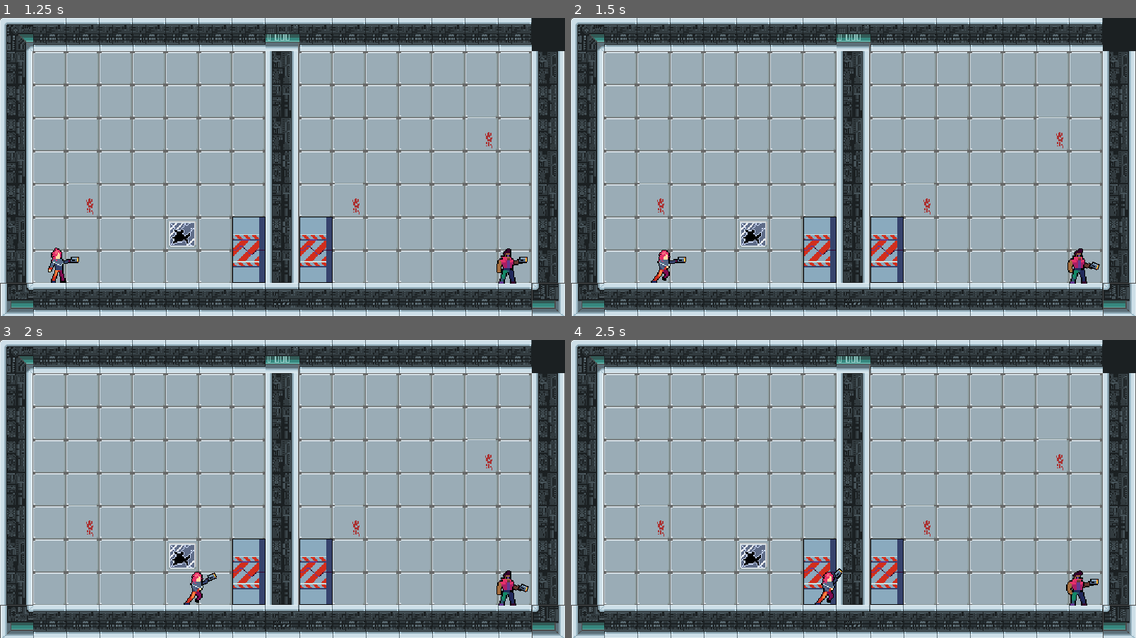
Above: before the commit, frames 1-4 (two rows, left to right).
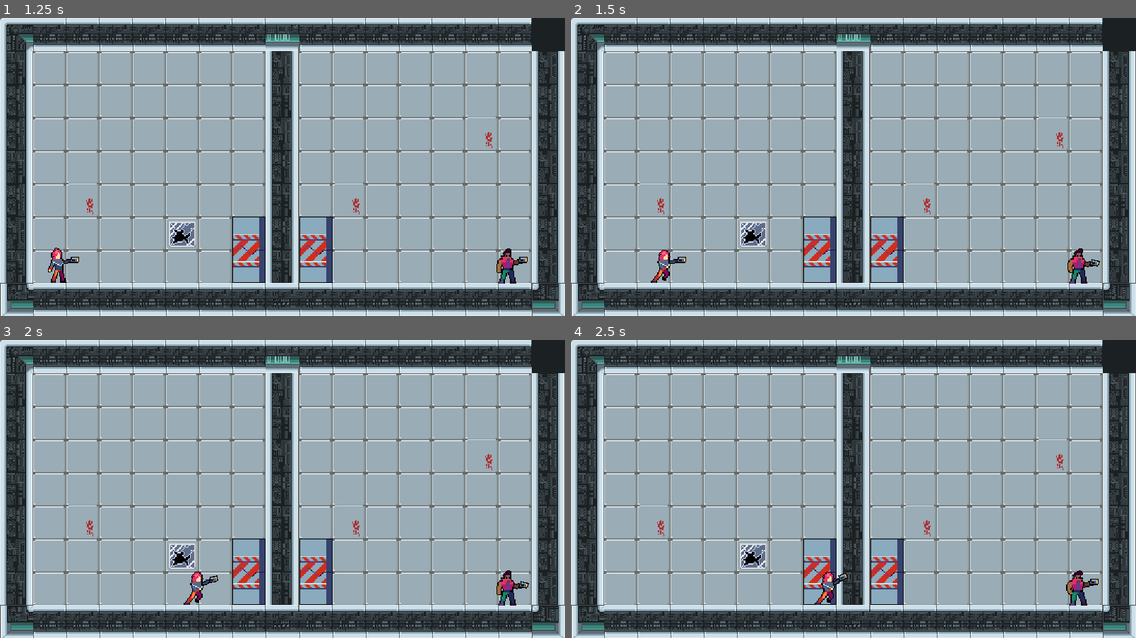
Above: after the commit, the same moments.

Repository: Pepereiram/carpincho-repo
Game: Godot game, scene res://menu/Mainmenu.tscn
The game is run twice, just before and just after one commit, with the same random seed, the same clock (stepped at 60 frames per second) and the same inputs.
Inputs:
- Up to frame 1 (1.25 s): click "Play" at 0.5 s
- Up to frame 2 (1.5 s): hold D (move_right) from 1.28 s (still down); tap Down (apuntar_abajo2) at 1.35 s
- Up to frame 3 (2 s): keep holding D (move_right); tap W (apuntar_arriba) at 1.52 s
- Up to frame 4 (2.5 s): keep holding D (move_right); tap Up (apuntar_arriba2) at 2.1 s; tap W (apuntar_arriba) at 2.27 s

Frame 1 is identical in both runs. In frame 2, less than 0.1% of the frame differs, in the area x 90-94%, y 80-85%; in frame 3, 0.1%, in the area x 35-94%, y 78-85%; in frame 4, less than 0.1%.

Commit message:
SFX on players

Diff:
--- a/project/Scenes/Entities/Carpincho.tscn
+++ b/project/Scenes/Entities/Carpincho.tscn
@@ -8,6 +8,9 @@
 [ext_resource path="res://assets/sprites/Drones/1 Drones/3/Death.png" type="Texture" id=6]
 [ext_resource path="res://assets/sprites/explosions/spritesheets/explosion-3.png" type="Texture" id=7]
 [ext_resource path="res://assets/sprites/Drones/1 Drones/3/Fire1.png" type="Texture" id=8]
+[ext_resource path="res://assets/music/FreeSFX/GameSFX/Explosion/Retro Explosion Swoshes 04.wav" type="AudioStream" id=9]
+[ext_resource path="res://assets/music/FreeSFX/GameSFX/Descending/Retro Descending Short 14.wav" type="AudioStream" id=10]
+[ext_resource path="res://assets/music/FreeSFX/GameSFX/Impact/Retro Impact 20.wav" type="AudioStream" id=11]
 
 [sub_resource type="RectangleShape2D" id=1]
 extents = Vector2( 33, 30 )
@@ -756,3 +759,12 @@
 anim_player = NodePath("../AnimationPlayer")
 active = true
 parameters/playback = SubResource( 6 )
+
+[node name="Explosion" type="AudioStreamPlayer" parent="."]
+stream = ExtResource( 9 )
+
+[node name="Falling" type="AudioStreamPlayer" parent="."]
+stream = ExtResource( 10 )
+
+[node name="TakeDamage" type="AudioStreamPlayer" parent="."]
+stream = ExtResource( 11 )
--- a/project/Scenes/Entities/NewPlayer/NewPlayer.gd
+++ b/project/Scenes/Entities/NewPlayer/NewPlayer.gd
@@ -31,6 +31,7 @@
 var tip_attached = true
 var grabbed = false
 var near_tip = true
+var pressed = false
 #inputs
 var right
 var left
@@ -39,6 +40,8 @@
 var back
 var look_up
 var look_down
+#audio
+
 
 # <----- Set up ----->
 
@@ -124,8 +127,13 @@
 	if tip_attached or (near_tip and Tip.hooked):
 		#lanzamiento
 		if Input.is_action_pressed(fire):
+			if not pressed:
+				$Power.play()
+				pressed = true
 			potencia += 0.4 #cargando
 		if Input.is_action_just_released(fire):
+			$Power.stop()
+			pressed = false
 			shoot() #soltando
 	#TRAER DE VUELTA LA PUNTA
 	else:
@@ -140,6 +148,7 @@
 func _process_secondary_button():
 	#SI ESTOY CERCA SE RECOGE LA PUNTA
 	if near_tip:
+		$Pickup.play()
 		disconnect_tip()
 	else:
 		#SI ESTOY LEJOS Y LA PUNTA ESTA ENGANCHADA, ENTONCES
@@ -157,6 +166,7 @@
 #Jugador lanza la punta
 func shoot():
 	if tip_attached:
+		$Shoot.play()
 		tip_attached = false
 		#Tip.activate_collision()
 		Tip.get_node("cs").disabled = false
@@ -190,7 +200,7 @@
 func gun_input():
 	#si se aprieta "q" la mira sube
 	if Input.is_action_pressed(look_up) and shoot_direction.position.x > 0.1 :
-		angle -= 0.1
+		angle -= 0.05
 		new_position.x = ratio * cos(angle)
 		new_position.y = ratio * sin(angle) - 3
 		gun.rotation = angle
@@ -198,7 +208,7 @@
 
 	#si se aprieta "e" la mira baja
 	elif Input.is_action_pressed(look_down) and shoot_direction.position.y < 10 :
-		angle += 0.1
+		angle += 0.05
 		new_position.x = ratio * cos(angle)
 		new_position.y = ratio * sin(angle) - 3
 		gun.rotation = angle
--- a/project/Scenes/Entities/NewPlayer/NewPlayer1.gd
+++ b/project/Scenes/Entities/NewPlayer/NewPlayer1.gd
@@ -1,5 +1,6 @@
 class_name NewPlayer1
 extends "res://Scenes/Entities/NewPlayer/NewPlayer.gd"
+
 
 func _init():
 	#inputs
--- a/project/Scenes/Entities/NewPlayer/NewPlayer1.tscn
+++ b/project/Scenes/Entities/NewPlayer/NewPlayer1.tscn
@@ -9,6 +9,9 @@
 [ext_resource path="res://assets/music/FreeSFX/GameSFX/FootStep/Retro FootStep 03.wav" type="AudioStream" id=7]
 [ext_resource path="res://punta/Tip1.tscn" type="PackedScene" id=8]
 [ext_resource path="res://Scenes/Entities/NewPlayer/NewPlayer1.gd" type="Script" id=9]
+[ext_resource path="res://assets/music/FreeSFX/GameSFX/Weapon/laser/Retro Weapon Laser 36.wav" type="AudioStream" id=10]
+[ext_resource path="res://assets/music/FreeSFX/GameSFX/PickUp/Retro PickUp 10.wav" type="AudioStream" id=11]
+[ext_resource path="res://assets/music/FreeSFX/GameSFX/HiTech/Retro HiTech 08.wav" type="AudioStream" id=12]
 
 [sub_resource type="RectangleShape2D" id=25]
 extents = Vector2( 7, 16 )
@@ -453,3 +456,15 @@
 [node name="Footsteps" type="AudioStreamPlayer" parent="."]
 stream = ExtResource( 7 )
 bus = "SFX"
+
+[node name="Shoot" type="AudioStreamPlayer" parent="."]
+stream = ExtResource( 10 )
+bus = "SFX"
+
+[node name="Pickup" type="AudioStreamPlayer" parent="."]
+stream = ExtResource( 11 )
+bus = "SFX"
+
+[node name="Power" type="AudioStreamPlayer" parent="."]
+stream = ExtResource( 12 )
+bus = "SFX"
--- a/project/Scenes/Entities/NewPlayer/NewPlayer2.tscn
+++ b/project/Scenes/Entities/NewPlayer/NewPlayer2.tscn
@@ -1,6 +1,7 @@
-[gd_scene load_steps=33 format=2]
+[gd_scene load_steps=37 format=2]
 
 [ext_resource path="res://punta/Tip2.tscn" type="PackedScene" id=1]
+[ext_resource path="res://assets/music/FreeSFX/GameSFX/FootStep/Retro FootStep 03.wav" type="AudioStream" id=2]
 [ext_resource path="res://assets/sprites/cyberguns/1 Characters/2 Punk/Idle1.png" type="Texture" id=3]
 [ext_resource path="res://Scenes/Entities/NewPlayer/NewPlayer2.gd" type="Script" id=4]
 [ext_resource path="res://assets/sprites/cyberguns/2 Guns/3_1.png" type="Texture" id=5]
@@ -8,6 +9,9 @@
 [ext_resource path="res://assets/sprites/cyberguns/1 Characters/1 Biker/Run1.png" type="Texture" id=7]
 [ext_resource path="res://assets/sprites/cyberguns/3 Hands/1 Biker/3.png" type="Texture" id=8]
 [ext_resource path="res://assets/sprites/cyberguns/1 Characters/1 Biker/Idle1.png" type="Texture" id=9]
+[ext_resource path="res://assets/music/FreeSFX/GameSFX/PickUp/Retro PickUp 10.wav" type="AudioStream" id=10]
+[ext_resource path="res://assets/music/FreeSFX/GameSFX/HiTech/Retro HiTech 08.wav" type="AudioStream" id=11]
+[ext_resource path="res://assets/music/FreeSFX/GameSFX/Weapon/laser/Retro Weapon Laser 36.wav" type="AudioStream" id=12]
 
 [sub_resource type="RectangleShape2D" id=33]
 extents = Vector2( 7, 16 )
@@ -423,3 +427,19 @@
 
 [node name="Punta" parent="." instance=ExtResource( 1 )]
 position = Vector2( 19, -5 )
+
+[node name="Footsteps" type="AudioStreamPlayer" parent="."]
+stream = ExtResource( 2 )
+bus = "SFX"
+
+[node name="Shoot" type="AudioStreamPlayer" parent="."]
+stream = ExtResource( 12 )
+bus = "SFX"
+
+[node name="Pickup" type="AudioStreamPlayer" parent="."]
+stream = ExtResource( 10 )
+bus = "SFX"
+
+[node name="Power" type="AudioStreamPlayer" parent="."]
+stream = ExtResource( 11 )
+bus = "SFX"
--- /dev/null
+++ b/project/Scenes/Entities/NewPlayer/PlayerNode.tscn
@@ -0,0 +1,21 @@
+[gd_scene load_steps=5 format=2]
+
+[ext_resource path="res://Scenes/Entities/NewPlayer/NewPlayer.gd" type="Script" id=1]
+[ext_resource path="res://assets/music/FreeSFX/GameSFX/Charge/Retro Charge 07.wav" type="AudioStream" id=2]
+[ext_resource path="res://assets/music/FreeSFX/GameSFX/PickUp/Retro PickUp 10.wav" type="AudioStream" id=3]
+[ext_resource path="res://assets/music/FreeSFX/GameSFX/Weapon/laser/Retro Weapon Laser 36.wav" type="AudioStream" id=4]
+
+[node name="PlayerNode" type="Node"]
+script = ExtResource( 1 )
+
+[node name="Shoot" type="AudioStreamPlayer" parent="."]
+stream = ExtResource( 4 )
+bus = "SFX"
+
+[node name="Power" type="AudioStreamPlayer" parent="."]
+stream = ExtResource( 2 )
+bus = "SFX"
+
+[node name="Pickup" type="AudioStreamPlayer" parent="."]
+stream = ExtResource( 3 )
+bus = "SFX"
--- a/project/Scenes/Props/door_area.gd
+++ b/project/Scenes/Props/door_area.gd
@@ -5,8 +5,9 @@
 	connect("body_exited",self,"on_body_exited")
 
 
-func on_body_entered(body: NewPlayer):
-	get_parent().add_player()
+func on_body_entered(body):
+	if body.has_method("gun_input"):
+		get_parent().add_player()
 	if  get_parent().players_in == 2:
 		get_parent().change_next_lvl()
 
Not shown: 1 places in project/Scenes/Entities/Carpincho.tscn that only renumber resources
Not shown: 1 places in project/Scenes/Entities/NewPlayer/NewPlayer1.tscn that only renumber resources
Not shown, added: project/assets/music/FreeSFX/GameSFX/Retro Charge 07.wav.import
Not shown, added: project/assets/music/FreeSFX/GameSFX/Retro Charge 07.wav
